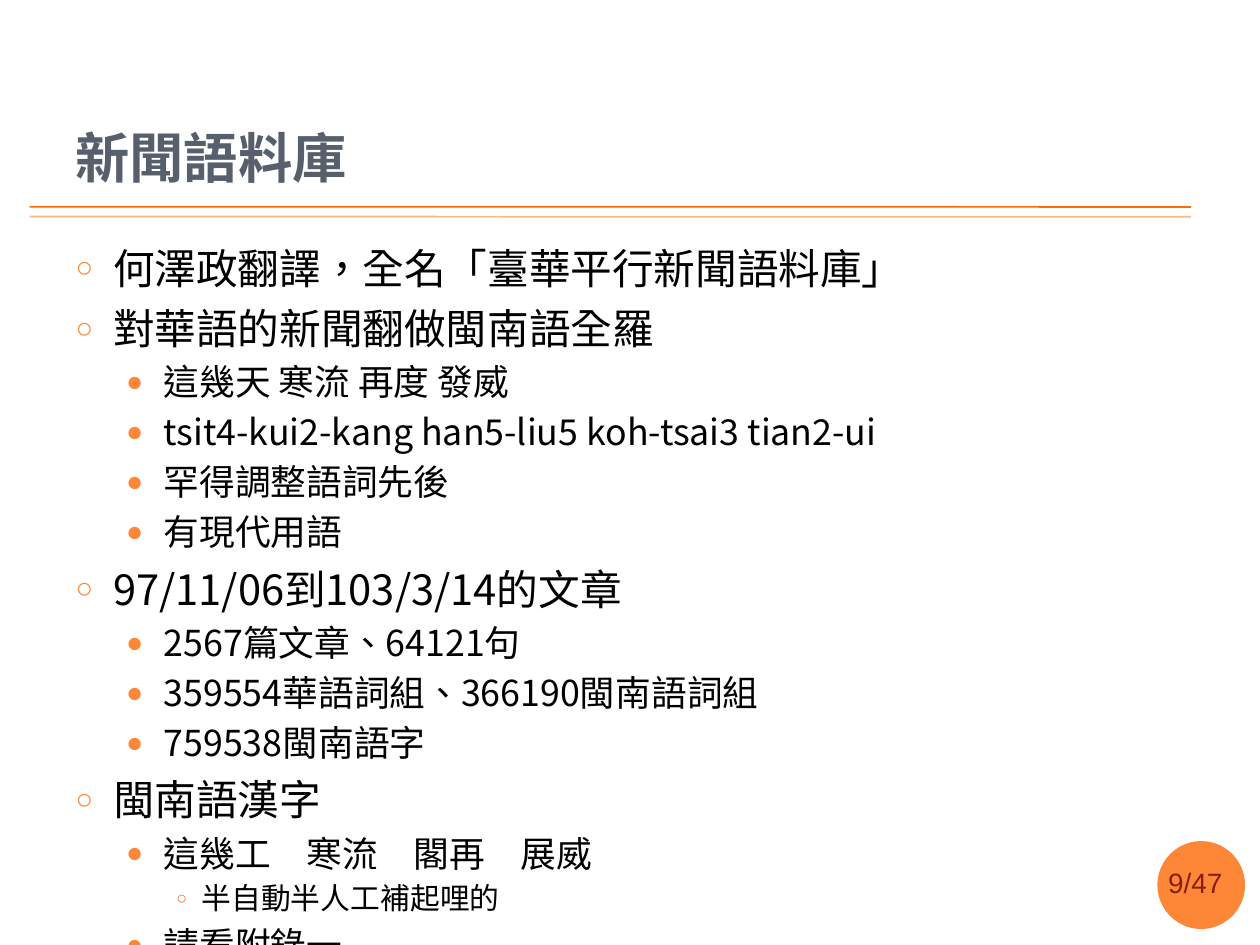
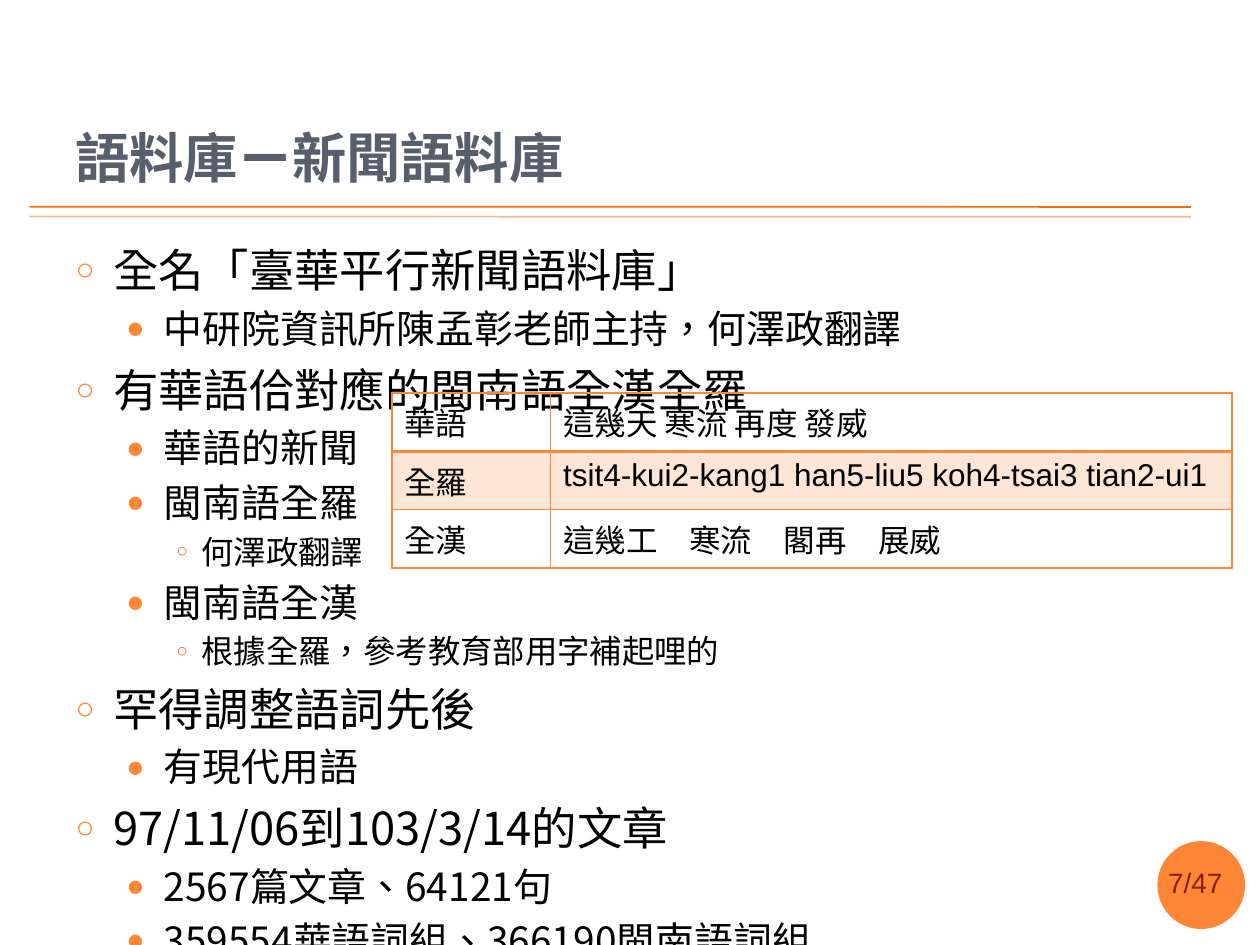
Before and after one commit to sih4sing5hong5/po3-ko3_tau5-iann2-phinn3, a slide deck: slide 7 of 翻譯報告.pptx (slide 9 before the commit). Drawn at 1260x945 pixels with LibreOffice and Linux fonts; fonts in the diff are those of the drawing; background and template pictures are left out. Boxes give left, top, right and bottom in pixels: in the first picture for what was removed or moved away, otherwise in the second. Text is boxed around its words. In the diff, an @@ line names an element or a change of style, - is before the commit and + after.

Commit message:
語料部份整理好矣 丞宏

```diff
--- a/翻譯報告.pptx
+++ b/翻譯報告.pptx
@@ title at (75,131,563,183): text changed @@
-新聞語料庫
+語料庫ㄧ新聞語料庫
@@ text at (113,248,902,666): text changed; size 20.4 to 22.2 pt @@
-○ 何澤政翻譯，全名「臺華平行新聞語料庫」
-○ 對華語的新聞翻做閩南語全羅
-  ● 這幾天 寒流 再度 發威
-  ● tsit4-kui2-kang han5-liu5 koh-tsai3 tian2-ui
+○ 全名「臺華平行新聞語料庫」
+  ● 中研院資訊所陳孟彰老師主持，何澤政翻譯
+○ 有華語佮對應的閩南語全漢全羅
+  ● 華語的新聞
+  ● 閩南語全羅
+    ○ 何澤政翻譯
+  ● 閩南語全漢
+    ○ 根據全羅，參考教育部用字補起哩的
@@ table added at (392,393,1232,559), 3 rows, 2 columns @@
+華語 | 這幾天 寒流 再度 發威
+全羅 | tsit4-kui2-kang1 han5-liu5 koh4-tsai3 tian2-ui1
+全漢 | 這幾工 寒流 閣再 展威
@@ text at (113,688,668,905): size 20.4 to 25.9 pt in "罕得調整語詞先後"; size 20.4 to 22.2 pt in "有現代用語", "2567篇文章、64121句", "359554華語詞組、366190閩南語詞組"; size 23.8 to 25.9 pt in "97/11/06到103/3/14的文章"; bullet ● to ○; list level 2 to 1 in "罕得調整語詞先後" @@
@@ text at (113,726,592,912): paragraphs removed @@
-  ● 759538閩南語字
-○ 閩南語漢字
-  ● 這幾工 寒流 閣再 展威
-    ○ 半自動半人工補起哩的
-  ● 請看附錄一
@@ page number at (1168,873,1222,893): text changed @@
-9/47
+7/47
```
Also in this commit, not shown: 8 other slides changed, 2 slides added, 2 slides removed.
